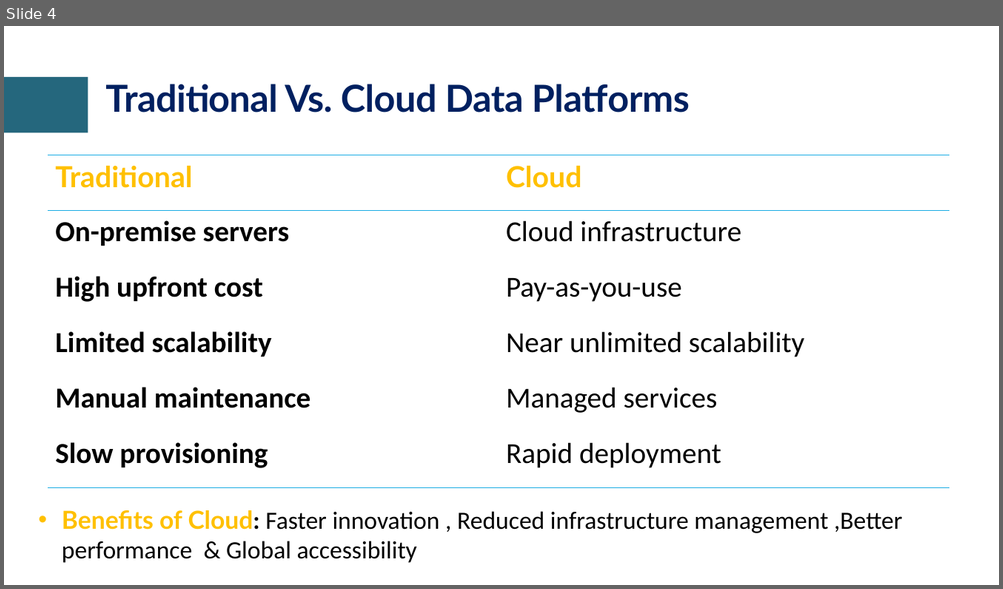
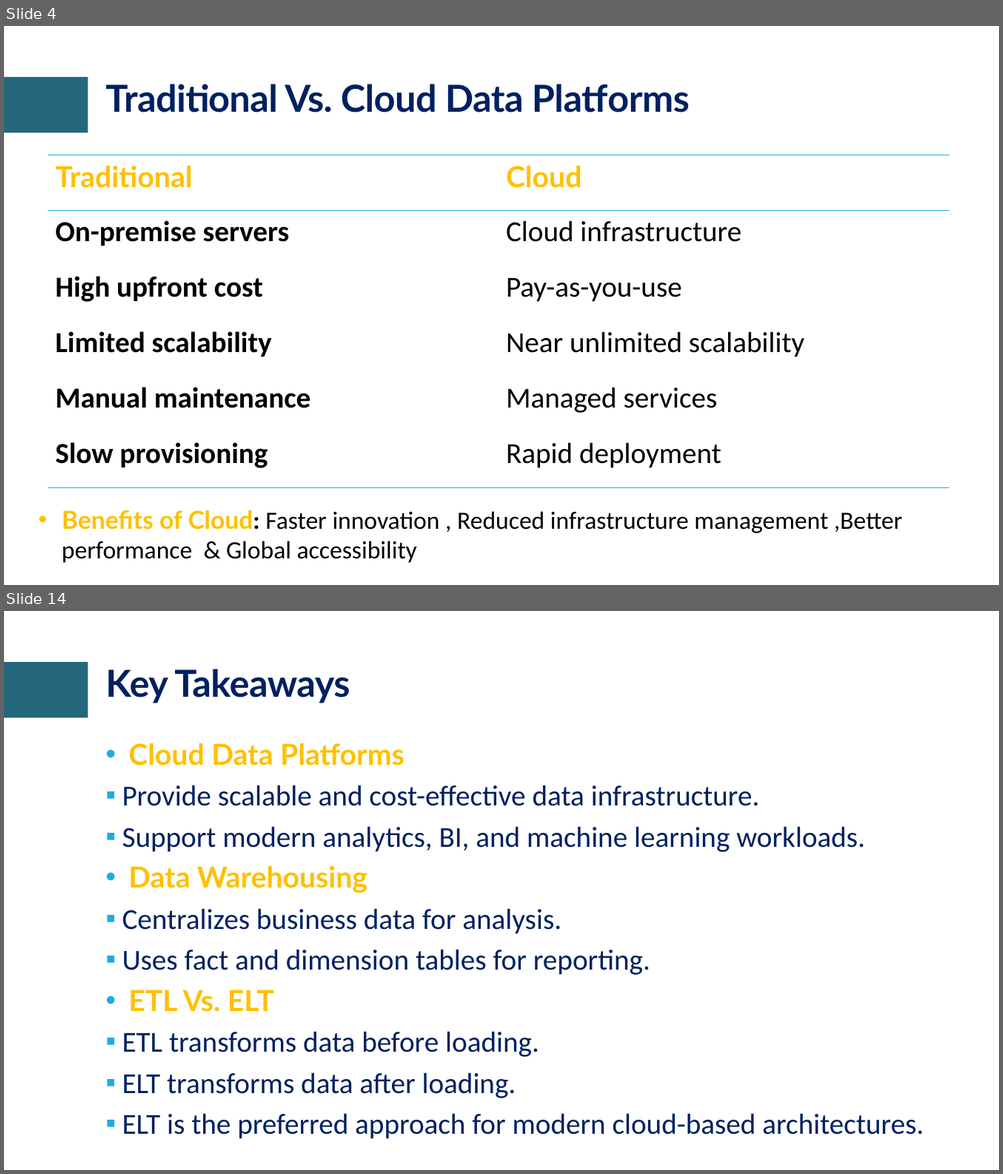
Before and after one commit to craftmulesoft/DataEngineering, a slide deck: Module 3 - Cloud Warehousing & Data Transformation/Cloud Data Platforms & Date Warehousing.pptx. Shown one above the other, each under a label of ours: slide 4 before the commit, slides 4 and 14 after it; the slides between them are not shown. The pictures are 1003x589 and 1003x1174 pixels, drawn with LibreOffice and Linux fonts; fonts in the diff are those of the drawing; background and template pictures are left out. Boxes give left, top, right and bottom in pixels: in the first picture for what was removed or moved away, otherwise in the second. Text is boxed around its words. In the diff, an @@ line names an element or a change of style, - is before the commit and + after.

Commit message:
Data Engineering Acclerator Program

```diff
--- a/Module 3 - Cloud Warehousing & Data Transformation/Cloud Data Platforms & Date Warehousing.pptx
+++ b/Module 3 - Cloud Warehousing & Data Transformation/Cloud Data Platforms & Date Warehousing.pptx
@@ slide 14 added at <box>4,611,999,1170</box>, background #FFFFFF; not listed: 1 template element that a slide beside it also shows @@
@@ title added at <box>105,669,350,703</box>, 36 pt, text #002060, bold @@
+Key Takeaways
@@ text added at <box>122,743,923,1139</box>, 28 pt, text #002060 @@
+• Cloud Data Platforms
+▪ Provide scalable and cost-effective data infrastructure.
+▪ Support modern analytics, BI, and machine learning workloads.
+• Data Warehousing
+▪ Centralizes business data for analysis.
+▪ Uses fact and dimension tables for reporting.
+• ETL Vs. ELT
+▪ ETL transforms data before loading.
+▪ ELT transforms data after loading.
+▪ ELT is the preferred approach for modern cloud-based architectures.
```
Also in this commit, not shown: 1 slide changed, 9 other slides added, 1 slide removed, 2 other files.
